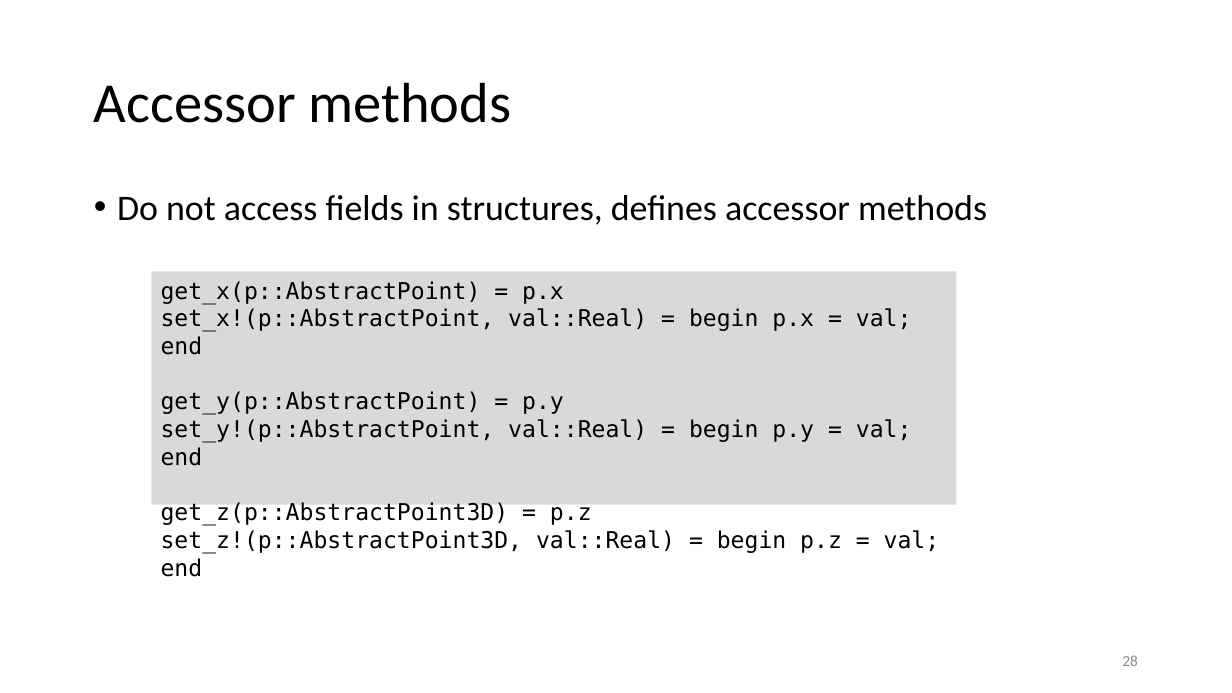
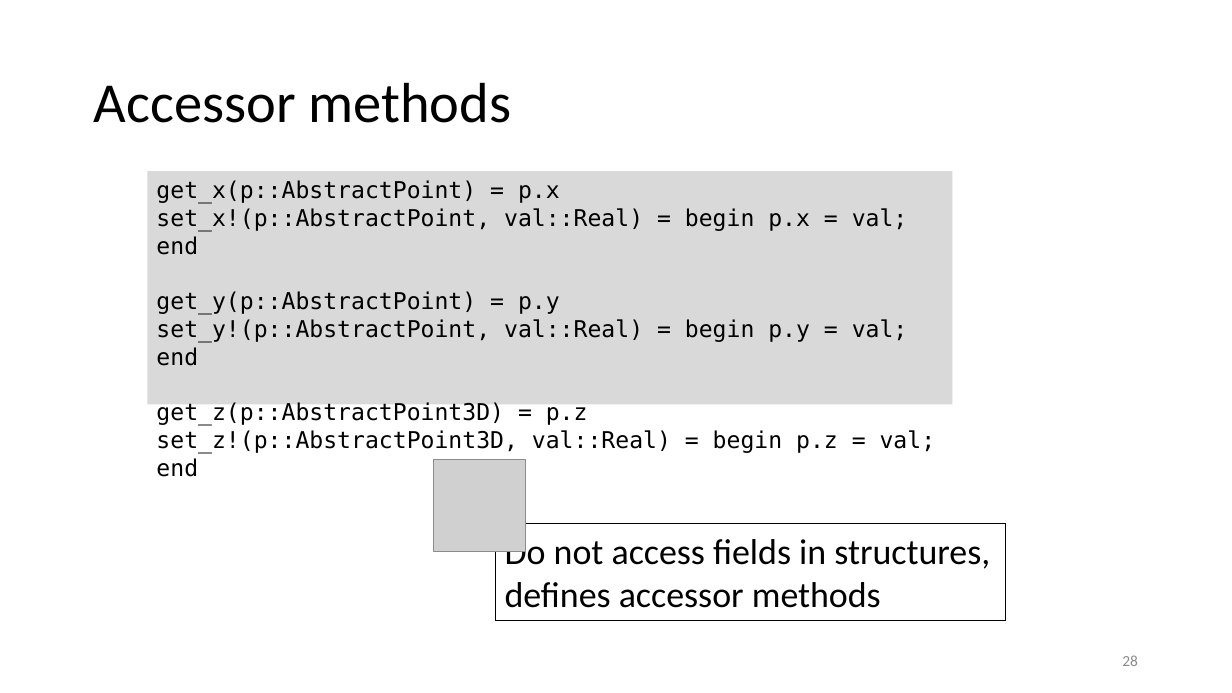
Before and after one commit to gjbex/Julia_good_bad_ugly, a slide deck: slide 28 of julia,_good_back_ugly.pptx. Drawn at 1232x693 pixels with LibreOffice and Linux fonts; fonts in the diff are those of the drawing; grey boxes stand for pictures. Boxes give left, top, right and bottom in pixels: in the first picture for what was removed or moved away, otherwise in the second. Text is boxed around its words. In the diff, an @@ line names an element or a change of style, - is before the commit and + after.

```diff
--- a/julia,_good_back_ugly.pptx
+++ b/julia,_good_back_ugly.pptx
@@ rectangle "get_x(p::AbstractPoint) = p.x": place and size @@
-rectangle "get_x(p::AbstractPoint) = p.x" at box(152, 272, 957, 505)
+rectangle "get_x(p::AbstractPoint) = p.x" at box(148, 171, 953, 404)
@@ picture added at box(433, 459, 526, 552) @@
@@ rectangle "Do not access fields in ...": place and size @@
-rectangle "Do not access fields in ..." at box(117, 195, 987, 225)
+rectangle "Do not access fields in ..." at box(495, 524, 1006, 620)
@@ rectangle "Do not access fields in ..." at box(495, 524, 1006, 620): bullet • to none; line spacing 0.9 to 1; less space between paragraphs; outline none to #000000 0.75 pt @@
```
Also in this commit, not shown: 4 other slides changed.
